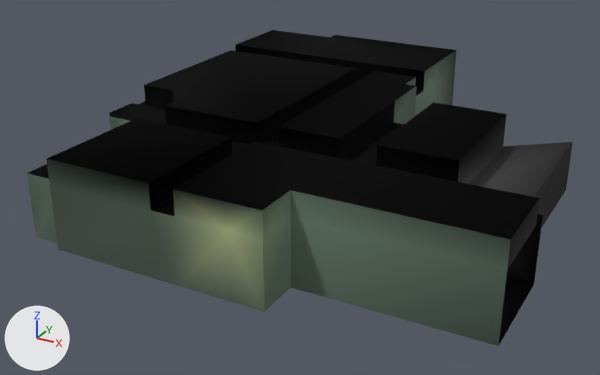
The glTF model assets/MainBarArea.glb: old version first, new version second.
Before and after are seen from a 50 mm camera at (17.6, -31.6, 14.9) aimed at (1.1, -1.6, -0.1). Every picture has the same lights, and +X, +Y and +Z are marked at lower left. Where no turn or scale is listed for an object, it has been applied to the vertices. Vertices at the same position are counted once.

Script lines for the objects in view, before the commit:
```python
me_curve_014 = bpy.data.meshes.new('Curve.014')
me_curve_014.from_pydata(...)  # 9 vertices, 8 faces; spans x -6.64..-5.1, y -10.21..-3.48, z 0.0..2.73
# faces by material slot: [3, 5]
me_curve_014.materials.append(mat_base)
me_curve_014.materials.append(mat_mainwall)
me_curve_015 = bpy.data.meshes.new('Curve.015')
me_curve_015.from_pydata(...)  # 21 vertices, 22 faces; spans x -5.1..4.13, y -10.58..-8.76, z 0.0..3.75
me_curve_015.materials.append(mat_mainwall)
me_curve_019 = bpy.data.meshes.new('Curve.019')
me_curve_019.from_pydata(...)  # 22 vertices, 22 faces; spans x 2.79..3.37, y 1.99..11.9, z 0.0..3.75
me_curve_019.materials.append(mat_mainwall)
ob_room_013 = bpy.data.objects.new('ROOM.013', me_curve_014)
ob_room_013.location = (0.93, -0.62, -0.13)
ob_room_014 = bpy.data.objects.new('ROOM.014', me_curve_015)
ob_room_014.location = (0.93, -0.62, -0.13)
ob_room_018 = bpy.data.objects.new('ROOM.018', me_curve_019)
ob_room_018.location = (0.93, -0.62, -0.13)
# also in view: 'ROOM.015' at (8.8, -9.4, 1.7); 'ROOM.006' at (-1.8, -8.6, 3.6); 'ROOM.005' at (7.0, -8.6, 3.6); 'ROOM' at (2.4, -2.3, 1.7); 'ROOM.002' at (-3.2, 0.6, 3.6)
```
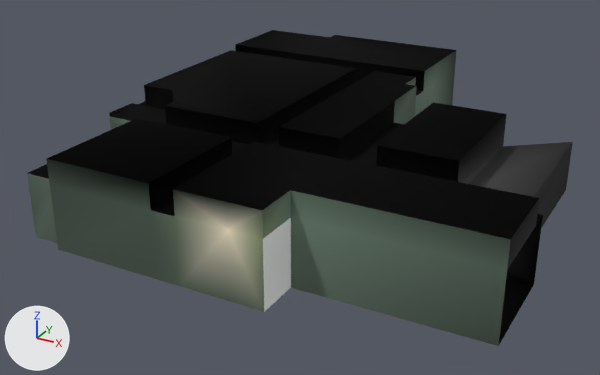
Where the change shows, as pixel boxes [x1, y1, x2, y2] in the pictures (600 x 375 px):
part 1 of me_curve_015, recoloured (green to grey): [179, 194, 264, 312] in both
part 2 of me_curve_015, recoloured: [263, 218, 291, 312] in both

What the commit changed:
me_curve_015 has 21 vertices, 22 faces and spans x -5.1..4.13, y -10.58..-8.76, z 0.0..3.75.
me_curve_015 is used by ob_room_014; location (0.93, -0.62, -0.13).
me_curve_015 part 1: 10 kept faces spanning x 0.63..4.13, y -10.58..-8.76, z 0.0..3.75 get new vertex colours.
me_curve_015 part 2: 2 faces spanning x 4.13, y -10.58..-8.76, z 0.0..2.73 switch from mat_mainwall to mat_doorbehindstage.
